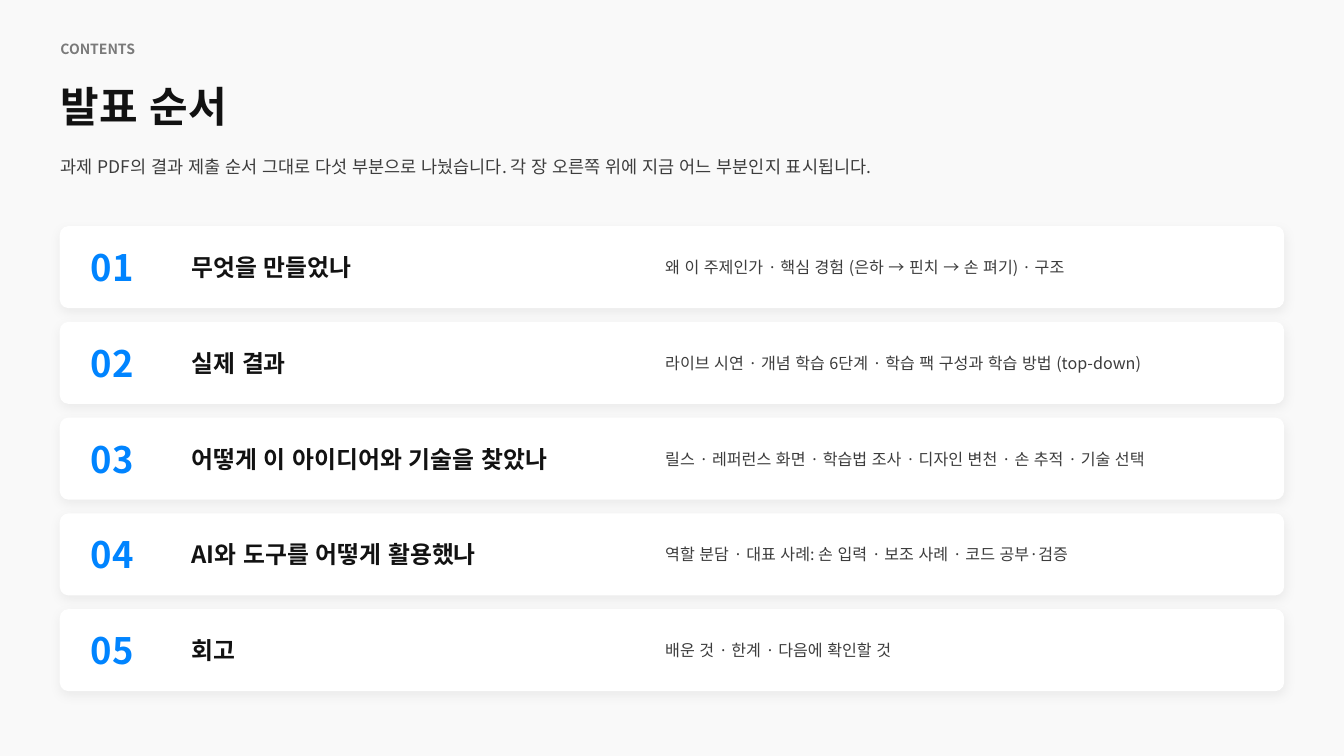
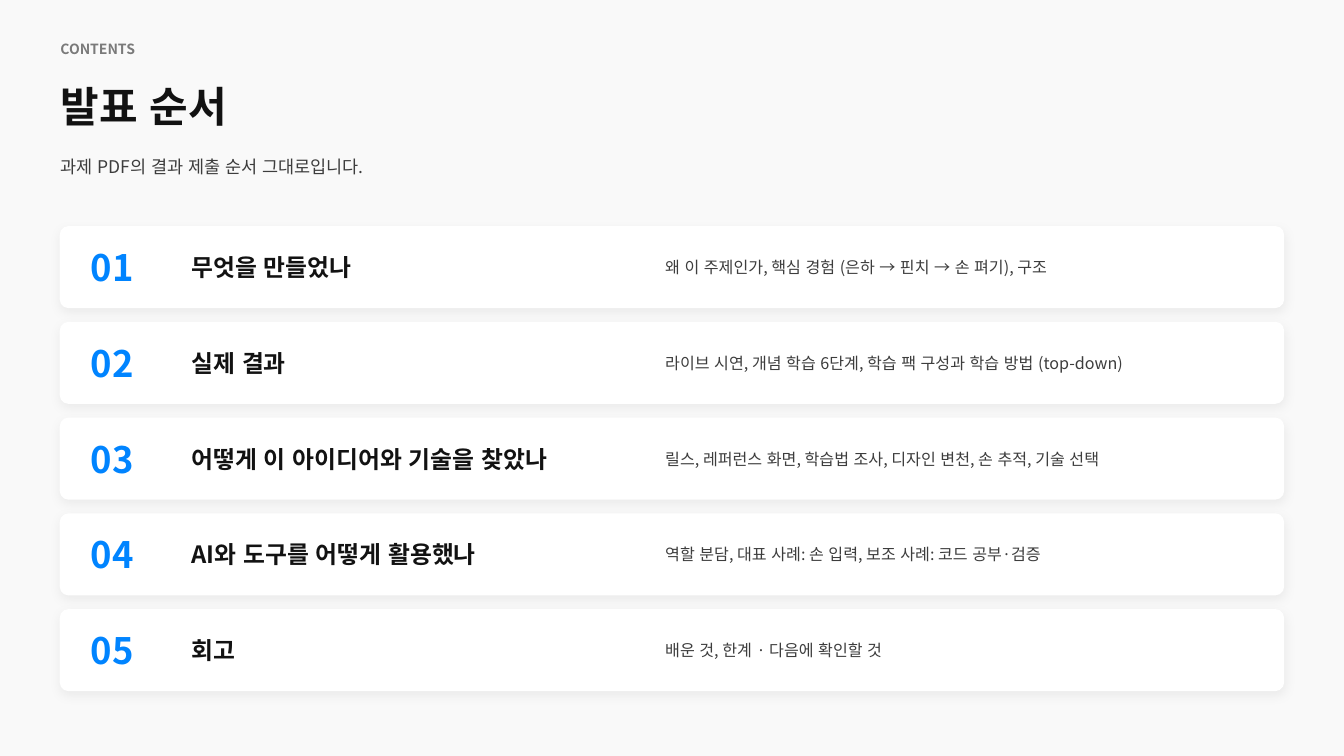
Before and after one commit to gunhyeok0803/Immersive_Interaction, a slide deck: slide 2 of presentation/slides.pptx. Drawn at 1344x756 pixels with LibreOffice and Linux fonts; fonts in the diff are those of the drawing. Boxes give left, top, right and bottom in pixels: in the first picture for what was removed or moved away, otherwise in the second. Text is boxed around its words. In the diff, an @@ line names an element or a change of style, - is before the commit and + after.

```diff
--- a/presentation/slides.pptx
+++ b/presentation/slides.pptx
@@ text at box(60, 158, 363, 175): text changed @@
-과제 PDF의 결과 제출 순서 그대로 다섯 부분으로 나눴습니다. 각 장 오른쪽 위에 지금 어느 부분인지 표시됩니다.
+과제 PDF의 결과 제출 순서 그대로입니다.
@@ text at box(665, 259, 1047, 276): text changed @@
-왜 이 주제인가 · 핵심 경험 (은하 → 핀치 → 손 펴기) · 구조
+왜 이 주제인가, 핵심 경험 (은하 → 핀치 → 손 펴기), 구조
@@ text at box(665, 355, 1123, 373): text changed @@
-라이브 시연 · 개념 학습 6단계 · 학습 팩 구성과 학습 방법 (top-down)
+라이브 시연, 개념 학습 6단계, 학습 팩 구성과 학습 방법 (top-down)
@@ text at box(665, 451, 1099, 468): text changed @@
-릴스 · 레퍼런스 화면 · 학습법 조사 · 디자인 변천 · 손 추적 · 기술 선택
+릴스, 레퍼런스 화면, 학습법 조사, 디자인 변천, 손 추적, 기술 선택
@@ text at box(665, 546, 1040, 563): text changed @@
-역할 분담 · 대표 사례: 손 입력 · 보조 사례 · 코드 공부·검증
+역할 분담, 대표 사례: 손 입력, 보조 사례: 코드 공부·검증
@@ text at box(665, 642, 882, 659): text changed @@
-배운 것 · 한계 · 다음에 확인할 것
+배운 것, 한계 · 다음에 확인할 것
```
Also in this commit, not shown: 21 other slides changed, 1 other file.
